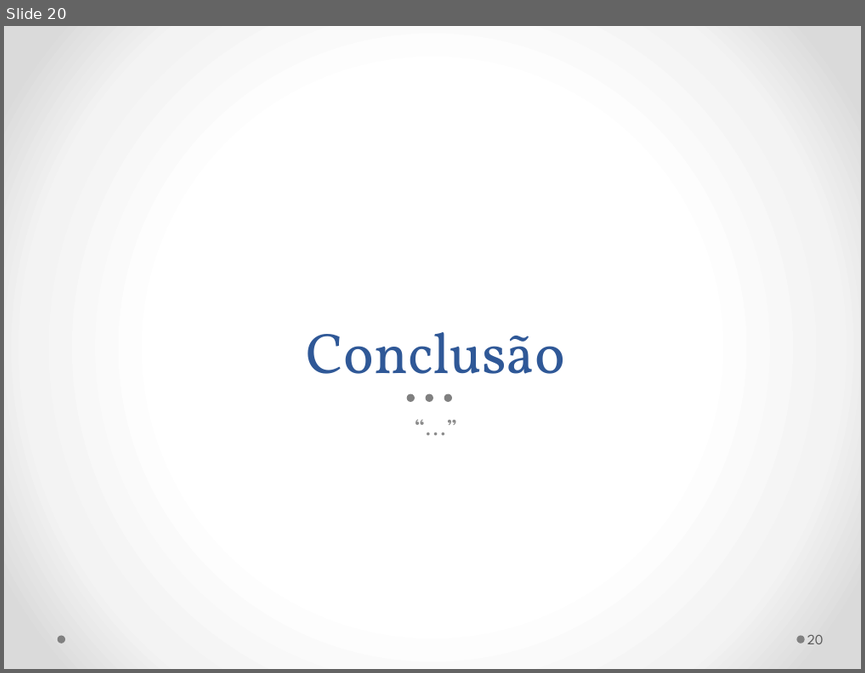
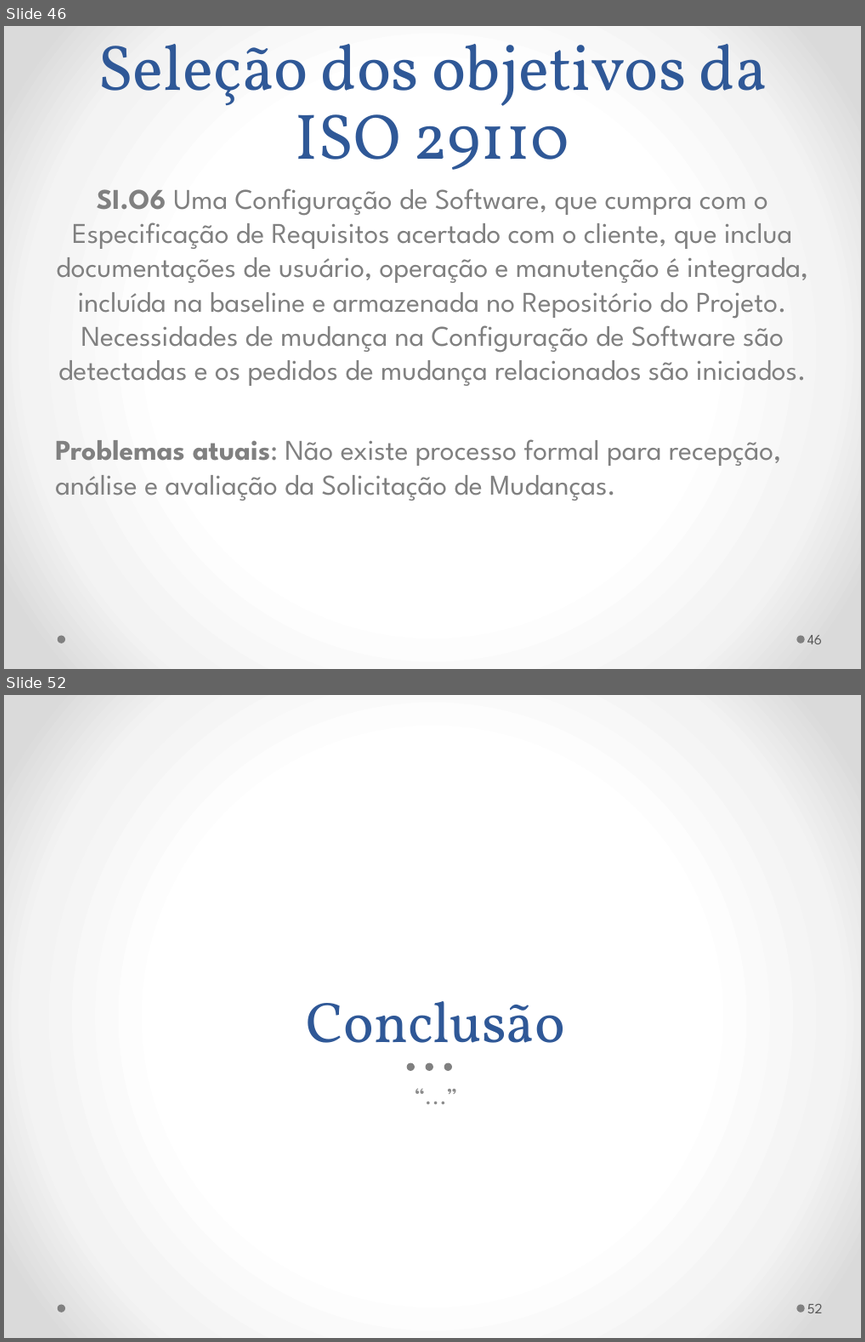
Before and after one commit to gmafonso/mestrado, a slide deck: Seminário/Seminário Dissertação Gladistone.pptx. Shown one above the other, each under a label of ours: slide 20 before the commit, slides 46 and 52 after it; the slides between them are not shown. The pictures are 865x673 and 865x1342 pixels, drawn with LibreOffice and Linux fonts; fonts in the diff are those of the drawing. Boxes give left, top, right and bottom in pixels: in the first picture for what was removed or moved away, otherwise in the second. Text is boxed around its words. In the diff, an @@ line names an element or a change of style, - is before the commit and + after.

Commit message:
Versão inicial ppt para Mury

```diff
--- a/Seminário/Seminário Dissertação Gladistone.pptx
+++ b/Seminário/Seminário Dissertação Gladistone.pptx
@@ slide 46 added at (4, 26, 861, 669), background gradient #FFFFFF to #F4F4F4 to #DADADA; not listed: 2 template elements that a slide beside it also shows @@
@@ title added at (98, 44, 767, 170), 54 pt, text #2F5897 @@
+Seleção dos objetivos da
+ISO 29110
@@ text added at (55, 188, 808, 500), 24 pt, text #808080 @@
+SI.O6 Uma Configuração de Software, que cumpra com o Especificação de Requisitos acertado com o cliente, que inclua documentações de usuário, operação e manutenção é integrada, incluída na baseline e armazenada no Repositório do Projeto. Necessidades de mudança na Configuração de Software são detectadas e os pedidos de mudança relacionados são iniciados.
+Problemas atuais: Não existe processo formal para recepção, análise e avaliação da Solicitação de Mudanças.
@@ page number added at (807, 635, 822, 644), 12 pt, text #595959 @@
+46
@@ what was slide 20 is now slide 52 @@
@@ page number at (807, 1304, 823, 1313): text changed @@
-20
+52
```
Also in this commit, not shown: 1 slide changed, 31 other slides added, 3 other files.
